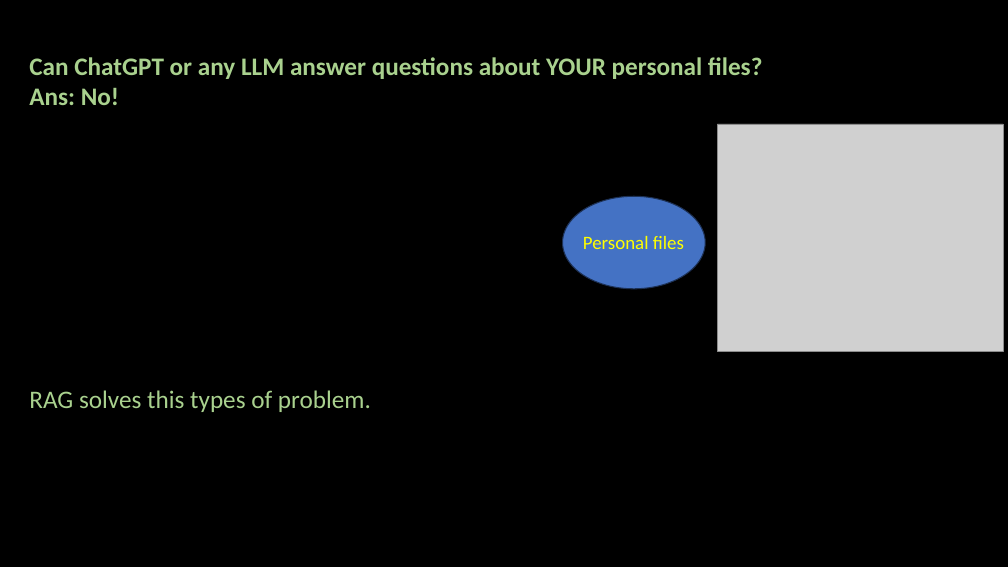
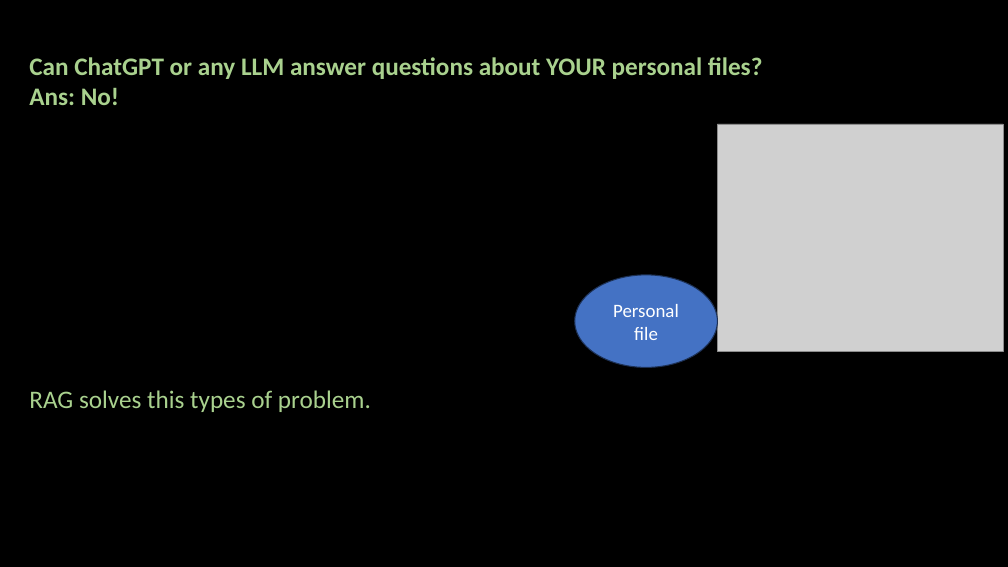
Before and after one commit to ash322ash422/youtube, a slide deck: slide 2 of GenAI/wk4-embedding-vectorDB-SemanticSearch/RAG-1-Intro-v2.pptx. Drawn at 1008x567 pixels with LibreOffice and Linux fonts; fonts in the diff are those of the drawing; grey boxes stand for pictures; background and template pictures are left out. Boxes give left, top, right and bottom in pixels: in the first picture for what was removed or moved away, otherwise in the second. Text is boxed around its words. In the diff, an @@ line names an element or a change of style, - is before the commit and + after.

```diff
--- a/GenAI/wk4-embedding-vectorDB-SemanticSearch/RAG-1-Intro-v2.pptx
+++ b/GenAI/wk4-embedding-vectorDB-SemanticSearch/RAG-1-Intro-v2.pptx
@@ text removed at box(583, 236, 684, 249) @@
-Personal files
@@ ellipse "Personal file": place and size @@
-ellipse "Personal file" at box(563, 197, 706, 289)
+ellipse "Personal file" at box(575, 275, 718, 368)
@@ text in ellipse at box(613, 304, 679, 340): text added @@
+Personal file
```
Also in this commit, not shown: 2 other slides changed, 23 other files.
